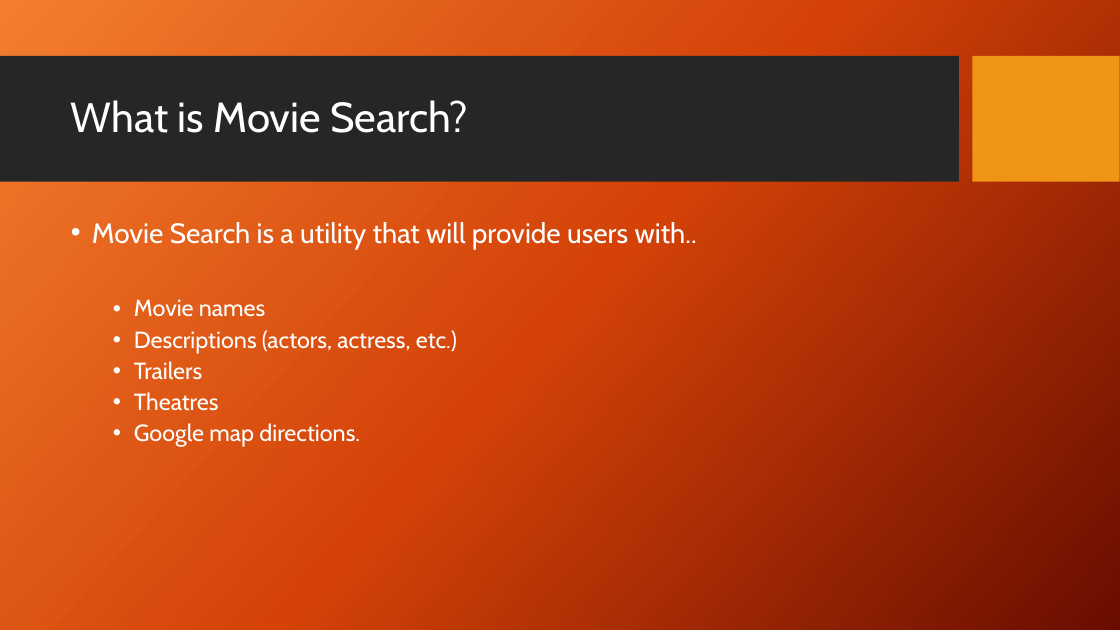
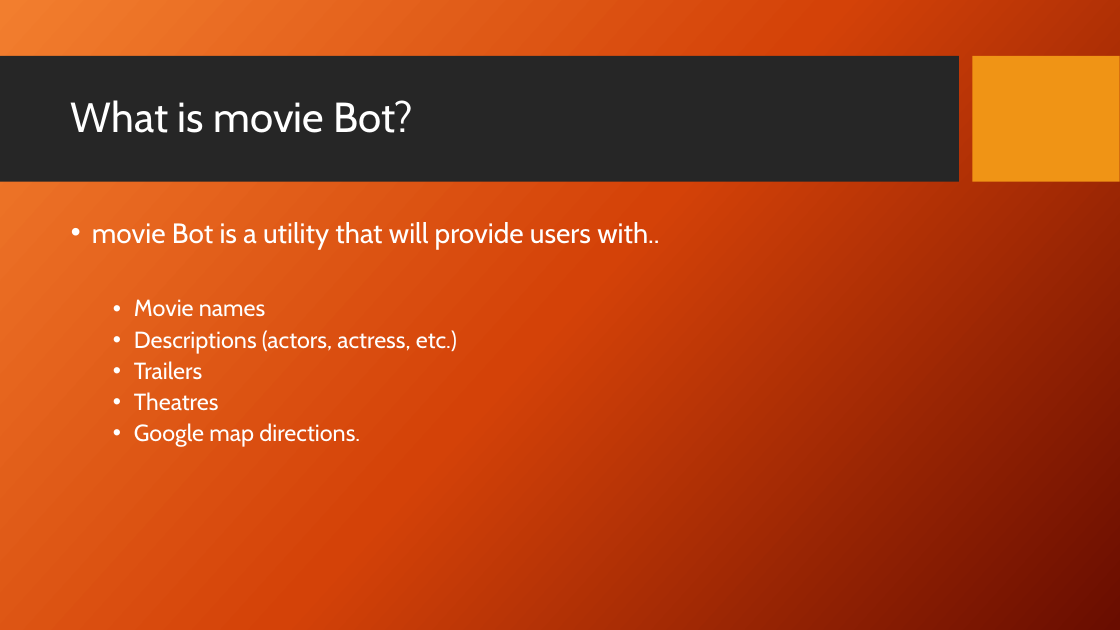
Before and after one commit to cbessjr/movieBot, a slide deck: slide 2 of Presentation/Movie Search Presentation.pptx. Drawn at 1120x630 pixels with LibreOffice and Linux fonts; fonts in the diff are those of the drawing; background and template pictures are left out. Boxes give left, top, right and bottom in pixels: in the first picture for what was removed or moved away, otherwise in the second. Text is boxed around its words. In the diff, an @@ line names an element or a change of style, - is before the commit and + after.

Commit message:
645PM 1128718 Update with PPT Presentation change.

```diff
--- a/Presentation/Movie Search Presentation.pptx
+++ b/Presentation/Movie Search Presentation.pptx
@@ title at <box>71,100,413,133</box>: text changed @@
-What is Movie Search?
+What is movie Bot?
@@ text at <box>92,222,659,249</box>: text changed @@
-• Movie Search is a utility that will provide users with..
+• movie Bot is a utility that will provide users with..
```
Also in this commit, not shown: 3 other slides changed, 1 other file.
